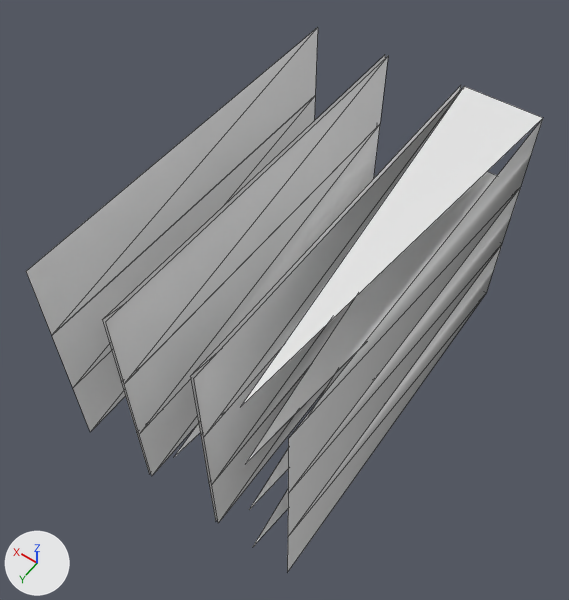
The OBJ model meshes/ContainerStack1.obj, before and after one commit.
One viewpoint serves both versions: a 50 mm camera at (-8.08, 12.28, 18.03) aimed at (0.24, 0.62, -0.29). The axes (+X, +Y, +Z) are drawn at lower left. The lights are the same throughout. Mesh edges are drawn as thin lines. Where no turn or scale is listed for an object, it has been applied to the vertices. Vertices at the same position are counted once.

Script lines for the objects in view, before the commit:
```python
me_containerstack1 = bpy.data.meshes.new('ContainerStack1')
me_containerstack1.from_pydata(...)  # 79 vertices, 43 faces; spans x -3.76..3.76, y -6.09..6.09, z -3.89..3.89
ob_containerstack1 = bpy.data.objects.new('ContainerStack1', me_containerstack1)
ob_containerstack1.location = (0.0, 0.0, 0.0)
```
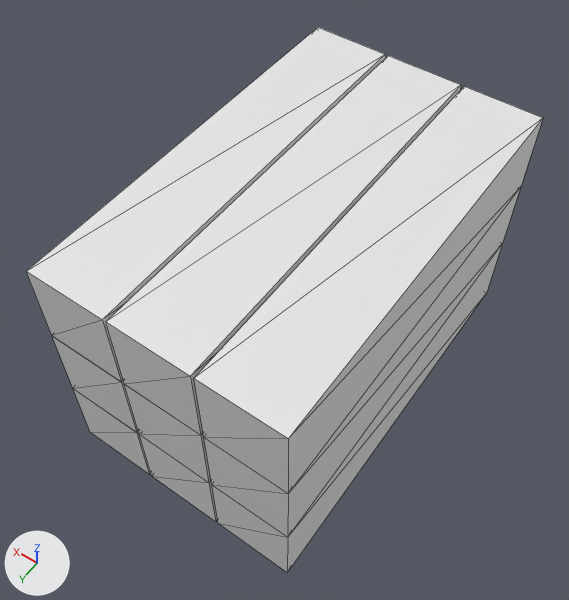
Boxes (x1, y1, x2, y2) around the edits, measured in the pictures (569 x 600 px):
'ContainerStack1', reshaped: before (26, 28, 543, 572); after (26, 27, 543, 572)
part 1 of me_containerstack1, built on: before (174, 87, 543, 546); after (26, 27, 543, 572)

What changed in the scene script:
```text
Change me_containerstack1:
    used by ob_containerstack1; location = (0.0, 0.0, 0.0)
    remove me_containerstack1.from_pydata(...)  # 79 vertices, 43 faces; spans x -3.76..3.76, y -6.09..6.09, z -3.89..3.89
    add me_containerstack1.from_pydata(...)  # 72 vertices, 108 faces; spans x -3.76..3.76, y -6.09..6.09, z -3.89..3.89
    me_containerstack1 part 1
    7 vertices are removed from x -2.54..0.0, y 6.09, z -3.89..3.89
    7 faces are deleted
    72 new faces join them
```
